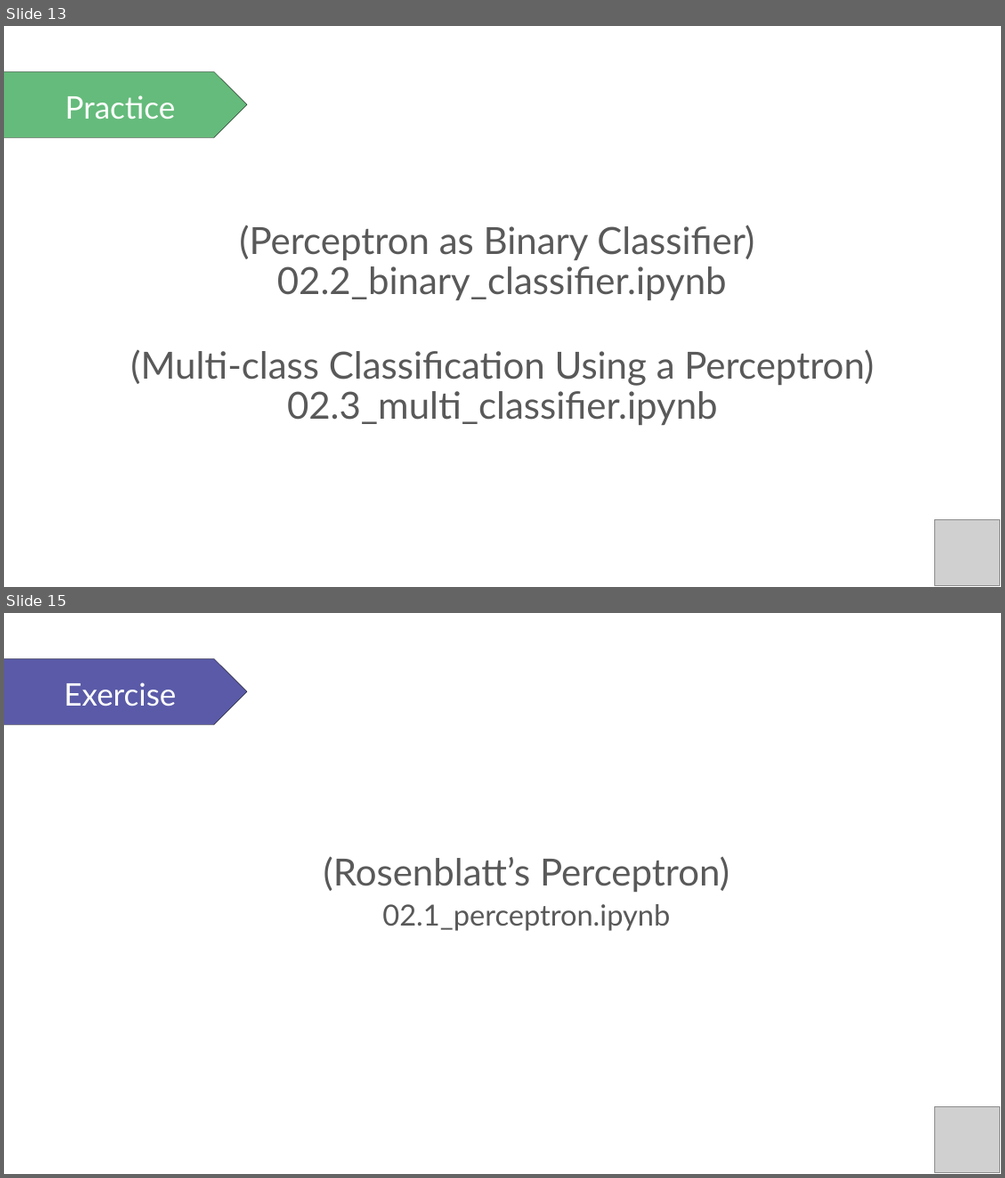
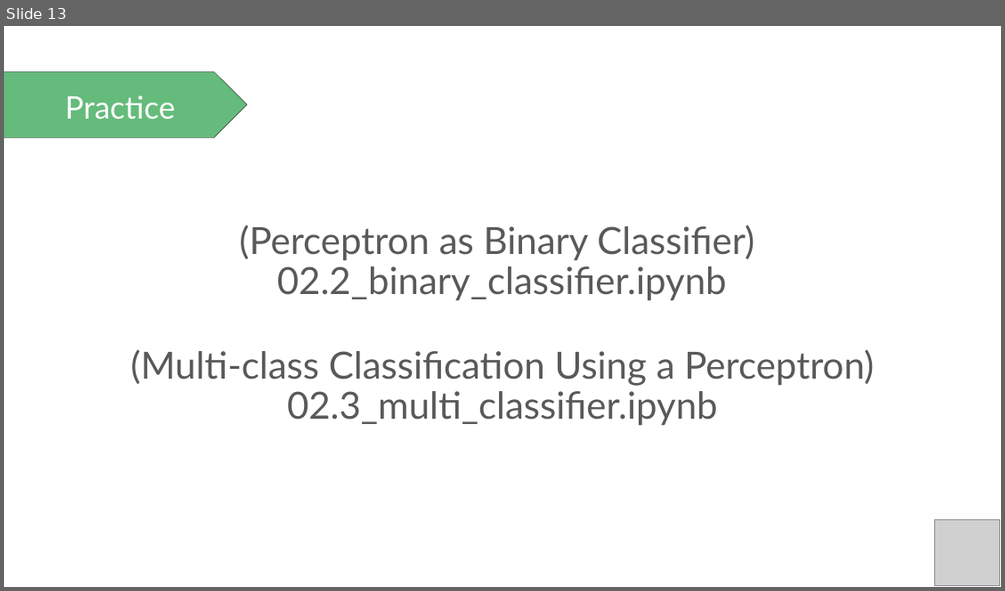
Before and after one commit to PracticumAI/deep_learning, a slide deck: presentations/02.2_activation_functions.pptx. Shown one above the other, each under a label of ours: slides 13 and 15 before the commit, slide 13 after it; the slides between them are not shown. The pictures are 1005x1178 and 1005x591 pixels, drawn with LibreOffice and Linux fonts; fonts in the diff are those of the drawing; grey boxes stand for pictures. Boxes give left, top, right and bottom in pixels: in the first picture for what was removed or moved away, otherwise in the second. Text is boxed around its words. In the diff, an @@ line names an element or a change of style, - is before the commit and + after.

```diff
--- a/presentations/02.2_activation_functions.pptx
+++ b/presentations/02.2_activation_functions.pptx
@@ slide 15 removed at box(4, 613, 1001, 1174), background #FFFFFF @@
@@ pentagon arrow removed at box(4, 658, 247, 724) @@
@@ text removed at box(64, 682, 176, 706) @@
-Exercise
@@ text removed at box(324, 856, 729, 931) @@
-(Rosenblatt’s Perceptron)
-02.1_perceptron.ipynb
@@ picture removed at box(934, 1107, 1000, 1173) @@
```
Also in this commit, not shown: 1 other slide removed, 1 other file.
